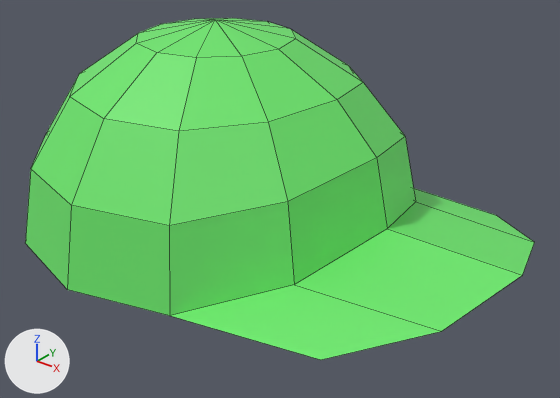
One commit to the FBX model Assets/Art/Models/Hat/Hat.fbx: the scene before it, then after it.
Both versions are drawn from a 50 mm lens placed at (0.305, -0.323, 0.222), pointed at (0.053, -0.007, 0.026). Every picture has the same lights, and +X, +Y and +Z are marked at lower left. Mesh edges are drawn as thin lines. Where no turn or scale is listed for an object, it has been applied to the vertices.

Names of what the first picture shows: 'Hat'.
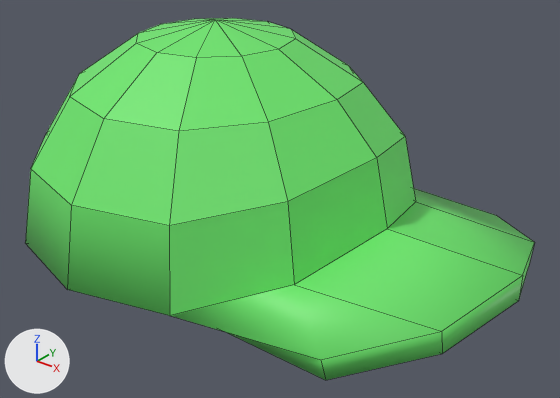
Where the newer file only moved an object's origin or applied its transform, the numbers keep the older frame.

The change, as a diff of the scene's bpy script:
```diff
--- a/Assets/Art/Models/Hat/Hat.fbx.py
+++ b/Assets/Art/Models/Hat/Hat.fbx.py
@@ me_sphere_001 @@
 # used by ob_hat; location = (0.0, 0.0, 0.0)
-me_sphere_001.from_pydata(...)  # 54 vertices, 52 faces; spans x -0.121..0.196, y -0.121..0.121, z 0.0..0.121
+me_sphere_001.from_pydata(...)  # 108 vertices, 118 faces; spans x -0.121..0.196, y -0.121..0.121, z -0.009..0.121
+# me_sphere_001 part 1
+# 54 vertices are added at x -0.107..0.196, y -0.107..0.107, z -0.009..0.106
+# 66 new faces join them
 me_sphere_001.materials.append(mat_hat)
```

Changed parts and their boxes [x1, y1, x2, y2] in the pictures (560 x 398 px):
'Hat', reshaped: before [25, 18, 534, 360]; after [25, 18, 535, 380]
part 1 of me_sphere_001, added (green): after [226, 242, 535, 380]
